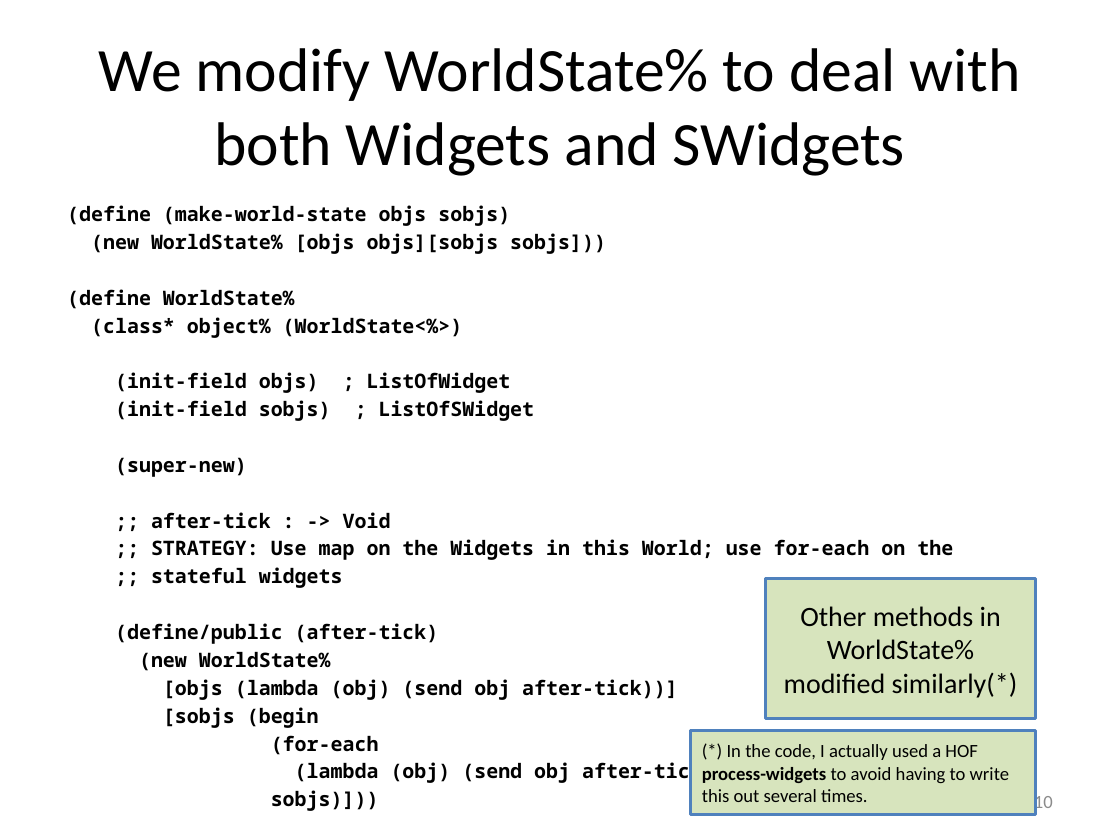
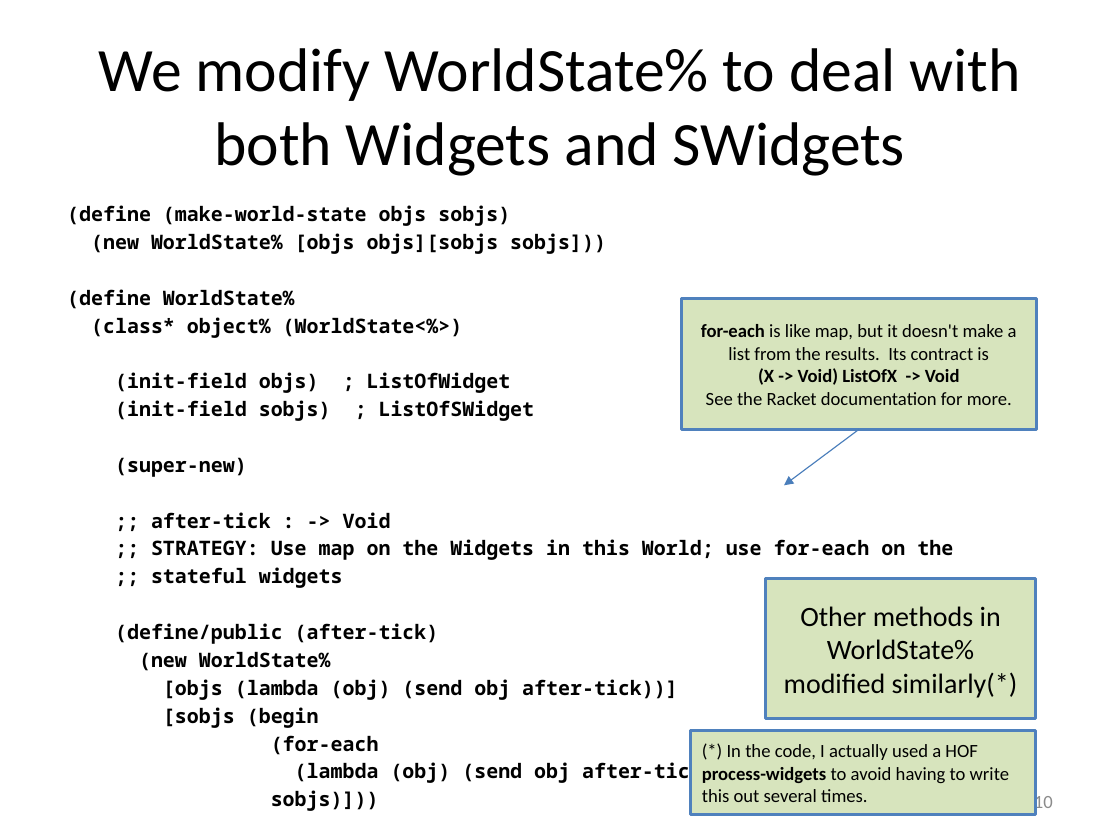
Before and after one commit to mwand/cs5010f16, a slide deck: slide 10 of Slides/Lesson 10.4 Converting from Immutable to Mutable Objects.pptx. Drawn at 1120x840 pixels with LibreOffice and Linux fonts; fonts in the diff are those of the drawing. Boxes give left, top, right and bottom in pixels: in the first picture for what was removed or moved away, otherwise in the second. Text is boxed around its words. In the diff, an @@ line names an element or a change of style, - is before the commit and + after.

```diff
--- a/Slides/Lesson 10.4 Converting from Immutable to Mutable Objects.pptx
+++ b/Slides/Lesson 10.4 Converting from Immutable to Mutable Objects.pptx
@@ rectangle added at bbox=[682, 299, 1037, 430], fill #D7E4BD, outline #4F81BD 2 pt, 12 pt, text #000000 @@
+for-each is like map, but it doesn't make a list from the results. Its contract is
+(X -> Void) ListOfX -> Void
+See the Racket documentation for more.
@@ arrow added from (859, 429) to (784, 485), #4B7EBC 0.75 pt @@
```
Also in this commit, not shown: 1 other slide changed, 6 other files.
